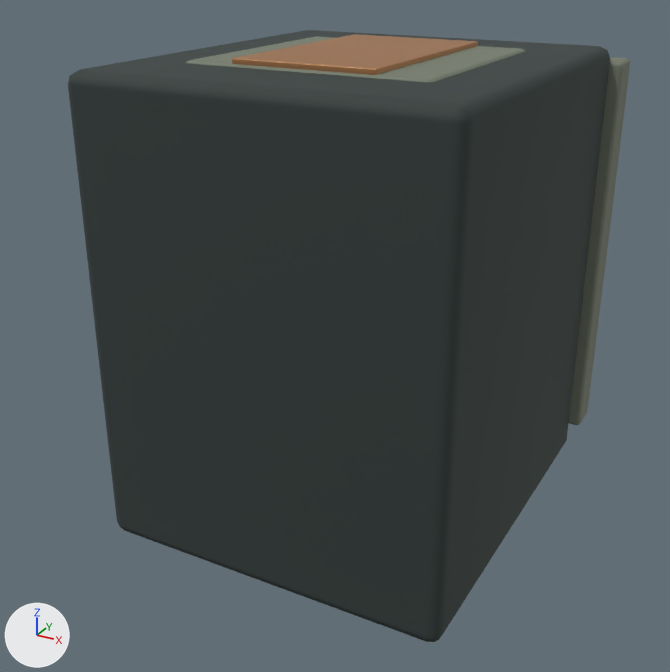
The glTF model godot/campaign/art/structures/relay-top-0.glb, before and after one commit.
One viewpoint serves both versions: a camera (50 mm lens) standing at (0.849, -1.657, 1.212) and looking at (-0.028, -0.062, 0.414). The axes (+X, +Y, +Z) are drawn at lower left. The lights are the same throughout. The older version comes first. Where no turn or scale is listed for an object, it has been applied to the vertices. Vertices at exactly the same position are counted once.

Script lines for the objects in view, before the commit:
```python
me_cube = bpy.data.meshes.new('Cube')
me_cube.from_pydata(...)  # 56 vertices, 108 faces; spans x -0.38..0.38, y -0.42..0.42, z 0.015..0.985
me_cube.materials.append(mat_relay_0)  # dark grey #444e4c
me_cube_001 = bpy.data.meshes.new('Cube.001')
me_cube_001.from_pydata(...)  # 168 vertices, 324 faces; spans x -0.407..0.407, y -0.245..0.475, z 0.085..0.99
me_cube_001.materials.append(mat_relay_1)  # grey #7a8171
me_cube_003 = bpy.data.meshes.new('Cube.003')
me_cube_003.from_pydata(...)  # 336 vertices, 648 faces; spans x -0.24..0.24, y 0.421..0.48, z 0.13..0.89
me_cube_003.materials.append(mat_relay_2)  # dark grey #303b3c
me_cube_005 = bpy.data.meshes.new('Cube.005')
me_cube_005.from_pydata(...)  # 112 vertices, 216 faces; spans x -0.145..0.145, y -0.235..0.466, z 0.29..0.999
me_cube_005.materials.append(mat_relay_3)  # orange #b68357
ob_relay_0 = bpy.data.objects.new('relay_0', me_cube)
ob_relay_0.location = (0.0, 0.0, 0.0)
ob_relay_1 = bpy.data.objects.new('relay_1', me_cube_001)
ob_relay_1.location = (0.0, 0.0, 0.0)
ob_relay_2 = bpy.data.objects.new('relay_2', me_cube_003)
ob_relay_2.location = (0.0, 0.0, 0.0)
ob_relay_3 = bpy.data.objects.new('relay_3', me_cube_005)
ob_relay_3.location = (0.0, 0.0, 0.0)
```
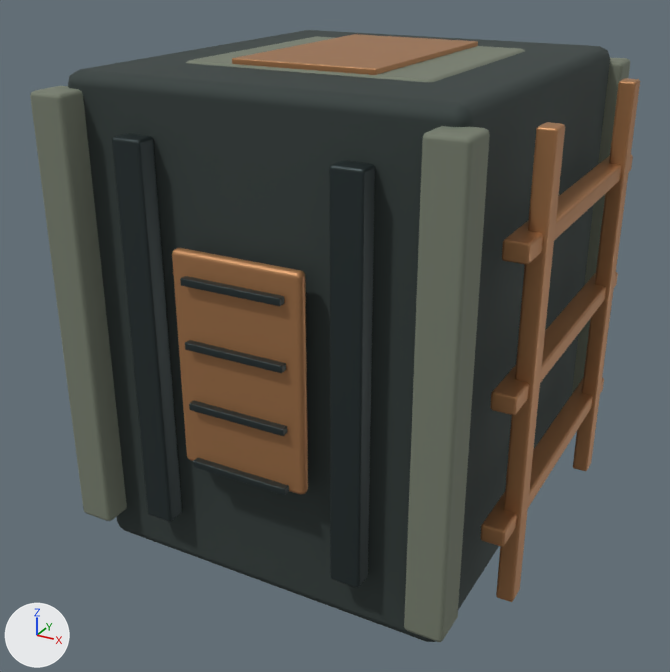
Changed parts and their boxes [x1, y1, x2, y2] in the pictures (670 x 672 px):
'relay_1', reshaped (35% wider, 56% taller)
    before: [186, 36, 630, 425]
    after: [30, 36, 630, 642]
'relay_3', reshaped
    before: [232, 34, 478, 75]
    after: [172, 34, 640, 602]
'relay_2', reshaped (not visible before)
    after: [112, 133, 375, 588]
part 1 of me_cube_001, added
    after: [30, 86, 127, 521]
part 2 of me_cube_001, added
    after: [404, 126, 490, 642]
part 3 of me_cube_003, added
    after: [112, 133, 182, 522]
part 4 of me_cube_003, added
    after: [329, 160, 375, 588]
part 5 of me_cube_003, added
    after: [193, 458, 289, 495]
part 6 of me_cube_003, added
    after: [189, 401, 287, 436]
part 7 of me_cube_003, added
    after: [185, 340, 286, 373]
part 8 of me_cube_003, added
    after: [180, 276, 284, 306]
part 9 of me_cube_005, added (orange)
    after: [172, 248, 308, 494]
part 10 of me_cube_005, added (orange)
    after: [481, 78, 640, 602]

Diff of the bpy script that builds the scene:
```diff
--- a/godot/campaign/art/structures/relay-top-0.glb.py
+++ b/godot/campaign/art/structures/relay-top-0.glb.py
@@ me_cube_001 @@
 # used by ob_relay_1; location = (0.0, 0.0, 0.0)
-me_cube_001.from_pydata(...)  # 168 vertices, 324 faces; spans x -0.407..0.407, y -0.245..0.475, z 0.085..0.99
+me_cube_001.from_pydata(...)  # 280 vertices, 540 faces; spans x -0.407..0.407, y -0.475..0.475, z 0.085..0.99
+# me_cube_001 part 1: the loose piece of 56 vertices spanning x -0.407..-0.333, y 0.395..0.475, z 0.085..0.955 is copied, and the copy is moved by (0.0, -0.87, 0.0); it spans x -0.407..-0.333, y -0.475..-0.395, z 0.085..0.955
+# me_cube_001 part 2: the loose piece of 56 vertices spanning x 0.333..0.407, y 0.395..0.475, z 0.085..0.955 is copied, and the copy is moved by (0.0, -0.87, 0.0); it spans x 0.333..0.407, y -0.475..-0.395, z 0.085..0.955
 me_cube_001.materials.append(mat_relay_1)
@@ me_cube_003 @@
 # used by ob_relay_2; location = (0.0, 0.0, 0.0)
-me_cube_003.from_pydata(...)  # 336 vertices, 648 faces; spans x -0.24..0.24, y 0.421..0.48, z 0.13..0.89
+me_cube_003.from_pydata(...)  # 672 vertices, 1296 faces; spans x -0.24..0.24, y -0.48..0.48, z 0.13..0.89
+# me_cube_003 part 3: the loose piece of 56 vertices spanning x -0.24..-0.18, y 0.421..0.463, z 0.13..0.89 is copied, and the copy is moved by (0.0, -0.884, 0.0); it spans x -0.24..-0.18, y -0.463..-0.421, z 0.13..0.89
+# me_cube_003 part 4: the loose piece of 56 vertices spanning x 0.18..0.24, y 0.421..0.463, z 0.13..0.89 is copied, and the copy is moved by (0.0, -0.884, 0.0); it spans x 0.18..0.24, y -0.463..-0.421, z 0.13..0.89
+# me_cube_003 part 5: the loose piece of 56 vertices spanning x -0.1..0.1, y 0.464..0.48, z 0.293..0.307 is copied, and the copy is moved by (0.0, -0.944, 0.0); it spans x -0.1..0.1, y -0.48..-0.464, z 0.293..0.307
+# me_cube_003 part 6: the loose piece of 56 vertices spanning x -0.1..0.1, y 0.464..0.48, z 0.413..0.427 is copied, and the copy is moved by (0.0, -0.944, 0.0); it spans x -0.1..0.1, y -0.48..-0.464, z 0.413..0.427
+# me_cube_003 part 7: the loose piece of 56 vertices spanning x -0.1..0.1, y 0.464..0.48, z 0.533..0.547 is copied, and the copy is moved by (0.0, -0.944, 0.0); it spans x -0.1..0.1, y -0.48..-0.464, z 0.533..0.547
+# me_cube_003 part 8: the loose piece of 56 vertices spanning x -0.1..0.1, y 0.464..0.48, z 0.653..0.667 is copied, and the copy is moved by (0.0, -0.944, 0.0); it spans x -0.1..0.1, y -0.48..-0.464, z 0.653..0.667
 me_cube_003.materials.append(mat_relay_2)
@@ me_cube_005 @@
 # used by ob_relay_3; location = (0.0, 0.0, 0.0)
-me_cube_005.from_pydata(...)  # 112 vertices, 216 faces; spans x -0.145..0.145, y -0.235..0.466, z 0.29..0.999
+me_cube_005.from_pydata(...)  # 728 vertices, 1404 faces; spans x -0.47..0.47, y -0.466..0.466, z 0.06..0.999
+# me_cube_005 part 9: the loose piece of 56 vertices spanning x -0.13..0.13, y 0.44..0.466, z 0.29..0.71 is copied, and the copy is moved by (0.0, -0.906, 0.0); it spans x -0.13..0.13, y -0.466..-0.441, z 0.29..0.71
+# me_cube_005 part 10: 280 vertices added at x 0.417..0.47, y -0.345..0.345, z 0.06..0.94
+# other edits to the shape of me_cube_005 do not show in these pictures
 me_cube_005.materials.append(mat_relay_3)
```
